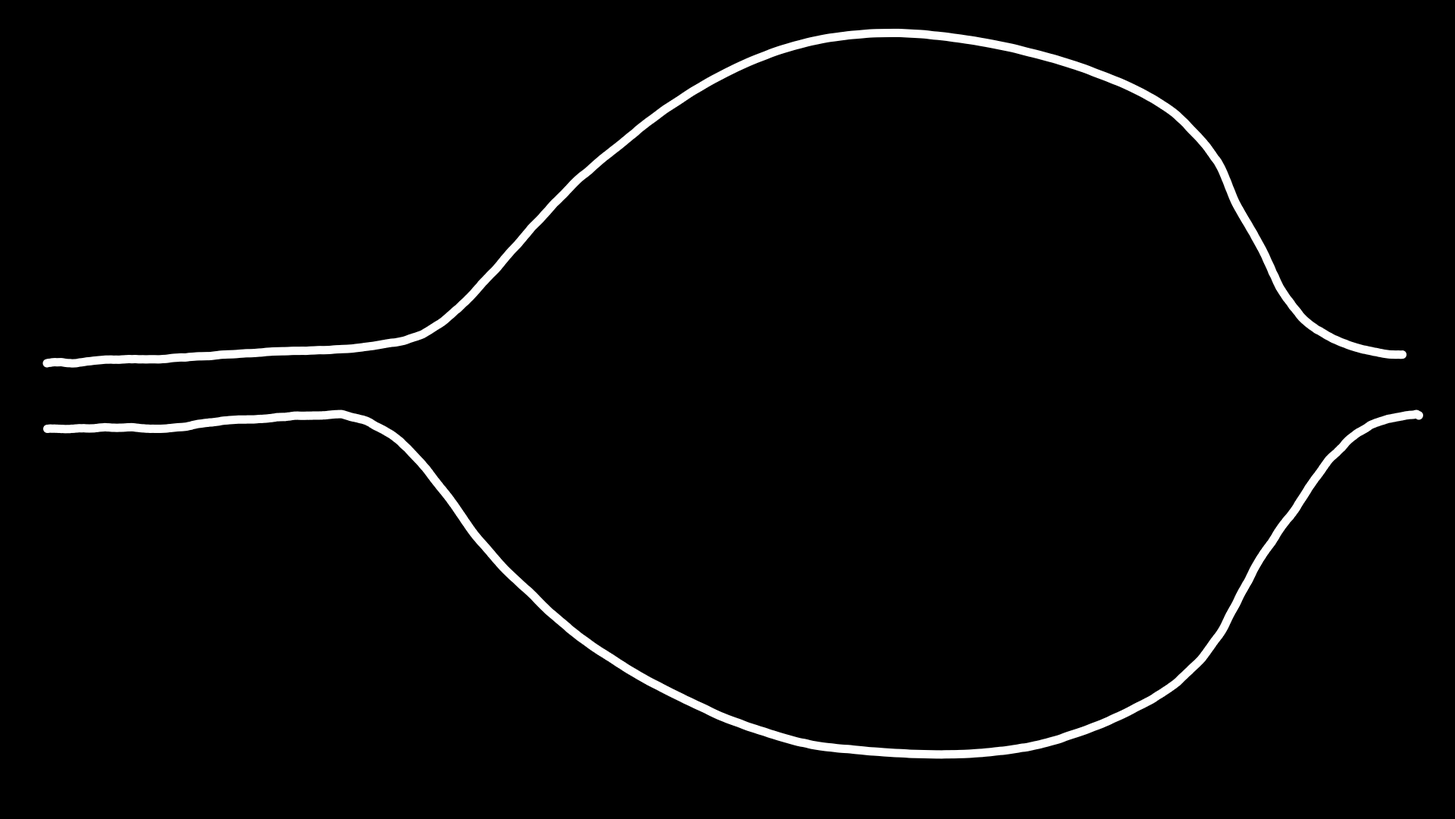
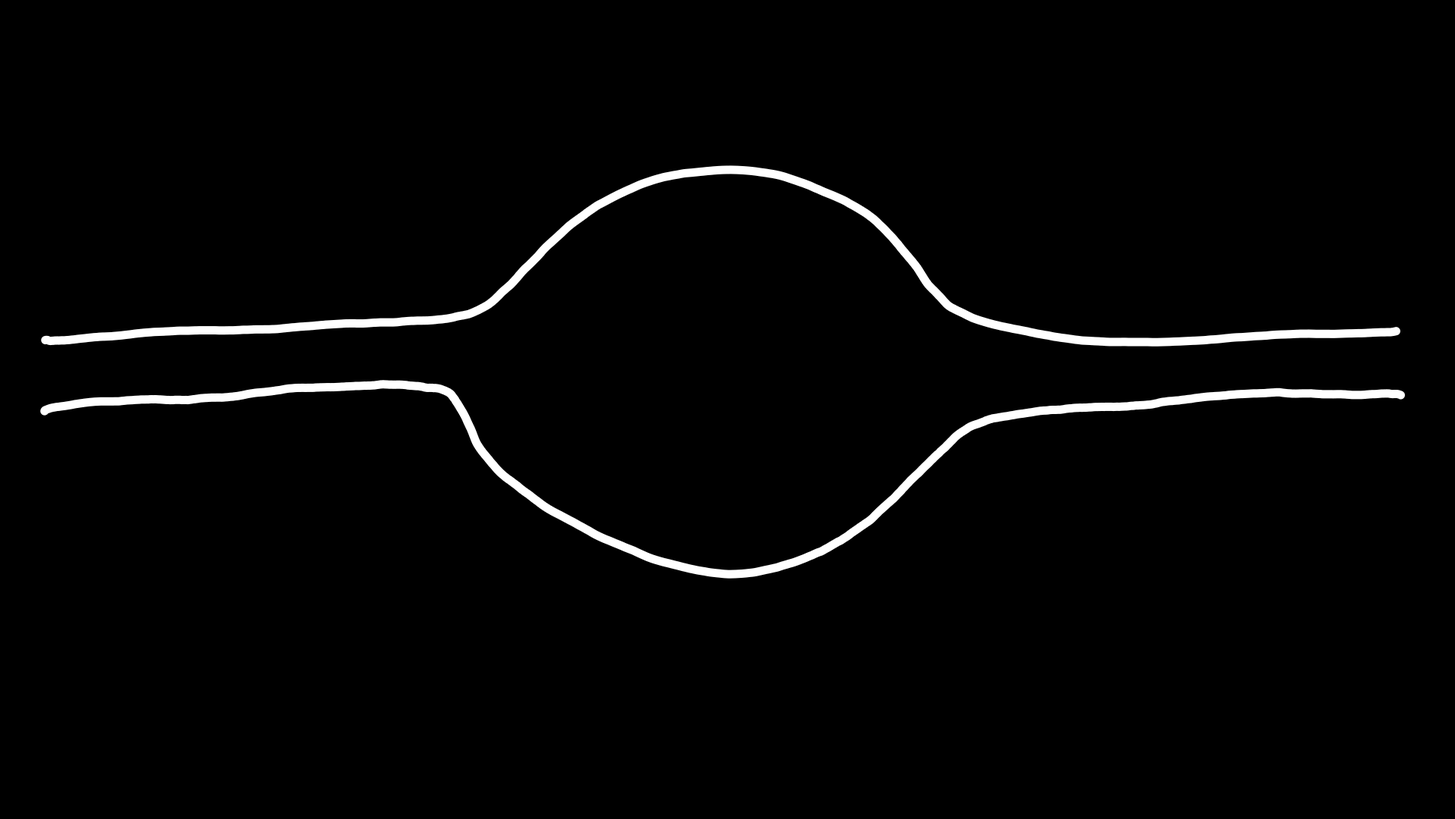
The second (1455, 819) image is a revision of the first. Changes to its layers:
added layer "Paint Layer 4" above "Paint Layer 3" over [40, 145, 1407, 583]
hid "Paint Layer 3" over [40, 28, 1424, 759]
